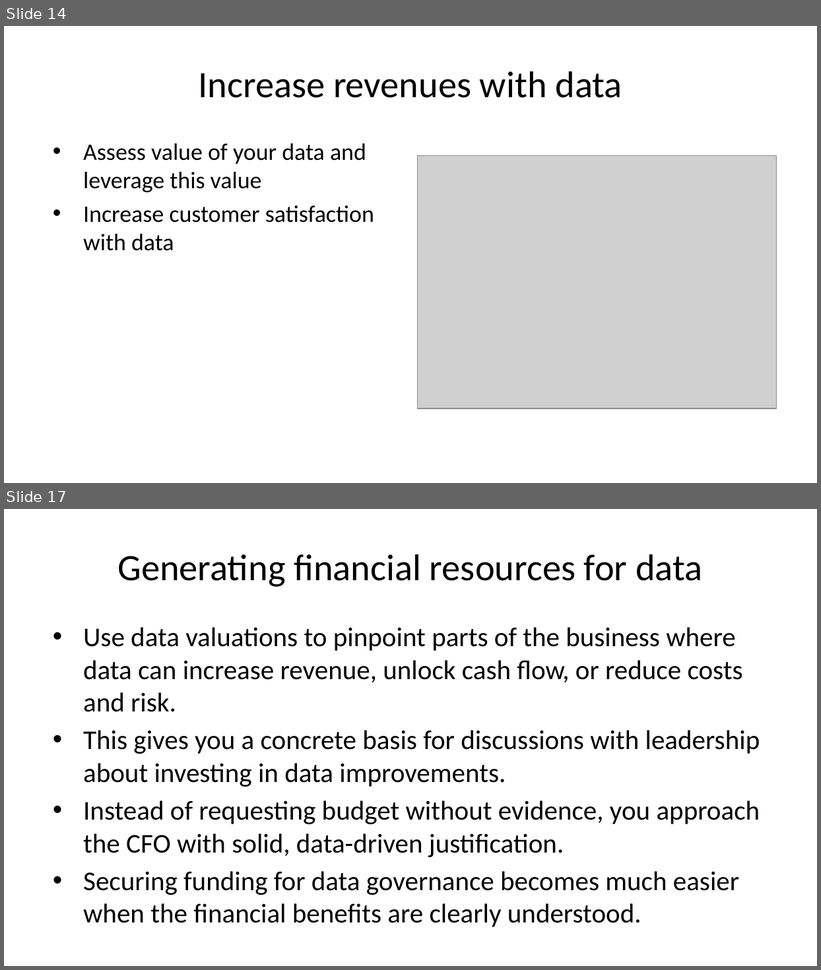
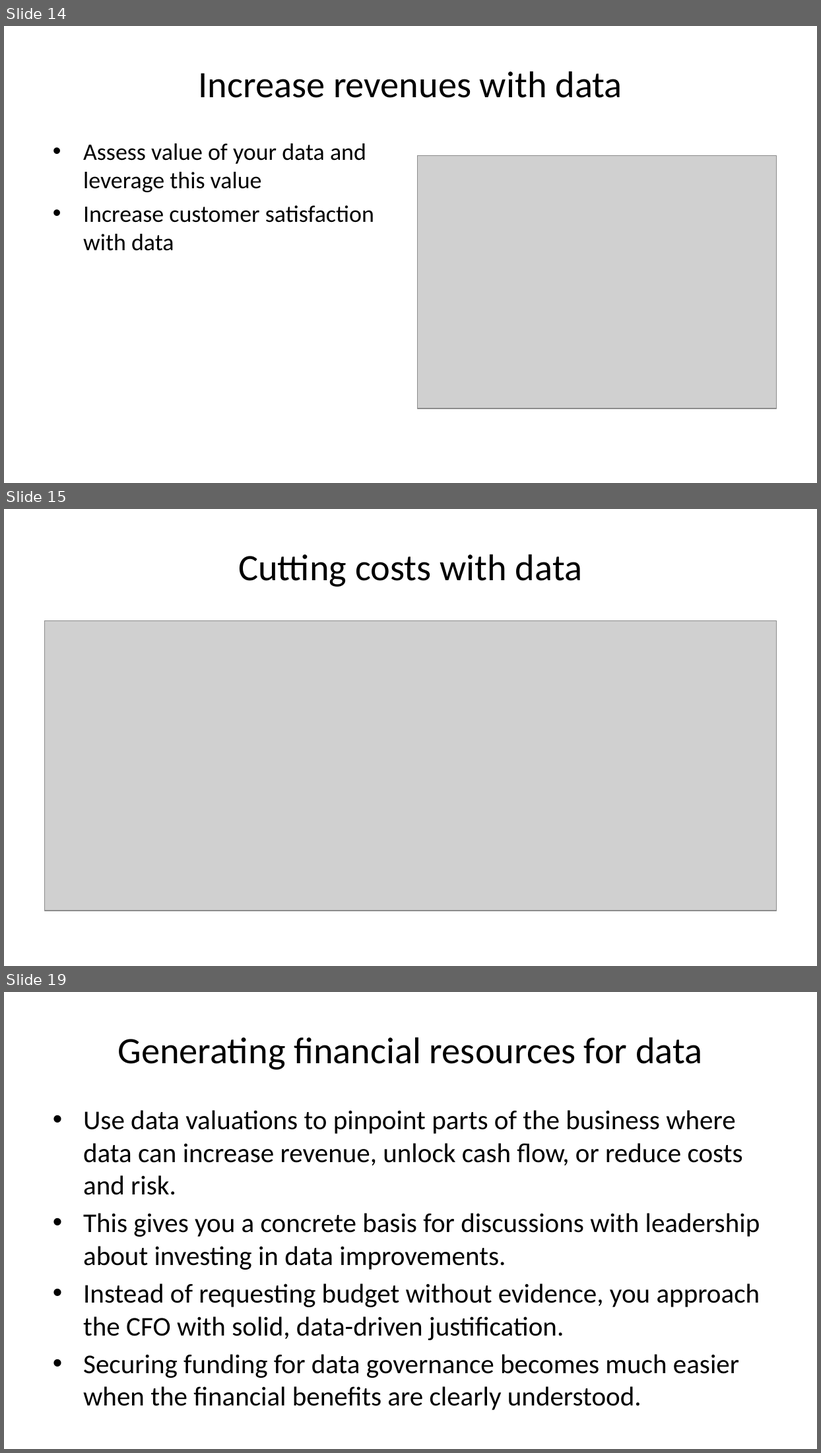
Before and after one commit to tamanh-oxford/capacity-development, a slide deck: data-frameworks/12-financing-data.pptx. Shown one above the other, each under a label of ours: slides 14 and 17 before the commit, slides 14, 15 and 19 after it; the slides between them are not shown. The pictures are 821x970 and 821x1453 pixels, drawn with LibreOffice and Linux fonts; fonts in the diff are those of the drawing; grey boxes stand for pictures. Boxes give left, top, right and bottom in pixels: in the first picture for what was removed or moved away, otherwise in the second. Text is boxed around its words. In the diff, an @@ line names an element or a change of style, - is before the commit and + after.

```diff
--- a/data-frameworks/12-financing-data.pptx
+++ b/data-frameworks/12-financing-data.pptx
@@ slide 15 added at box(4, 509, 817, 966), background #FFFFFF @@
@@ title added at box(238, 554, 582, 587), 33 pt, text #000000 @@
+Cutting costs with data
@@ picture added at box(45, 621, 776, 912) @@
@@ what was slide 17 is now slide 19 @@
```
Also in this commit, not shown: 2 slides changed, 1 other slide added, 26 other files.
